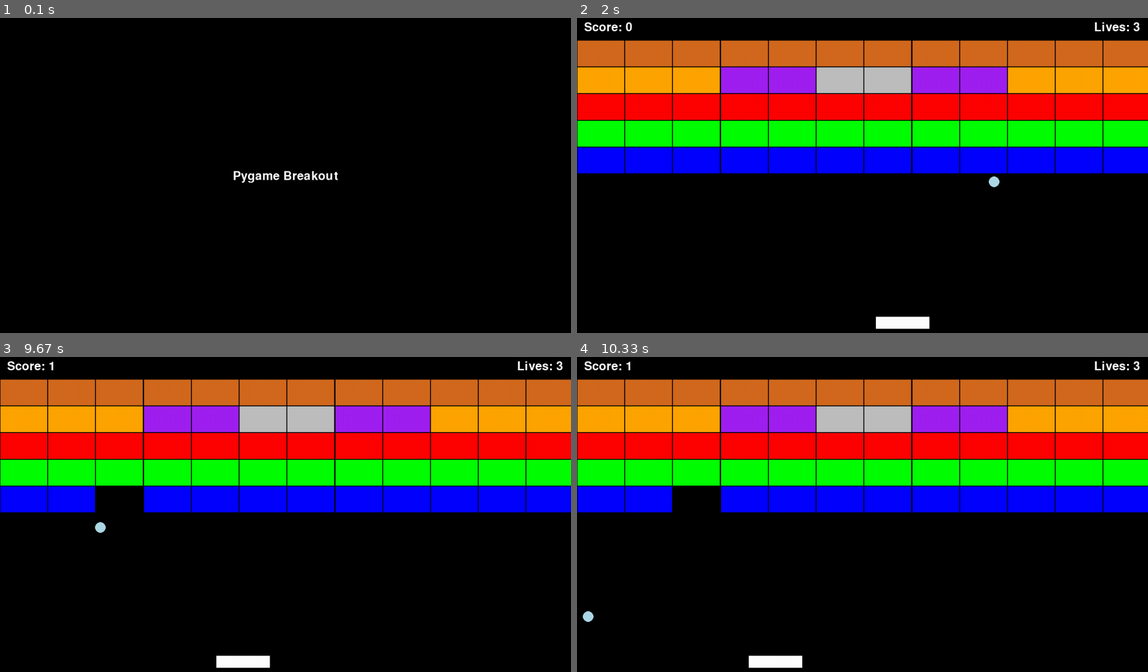
Above: before the commit, frames 1-4 (two rows, left to right).
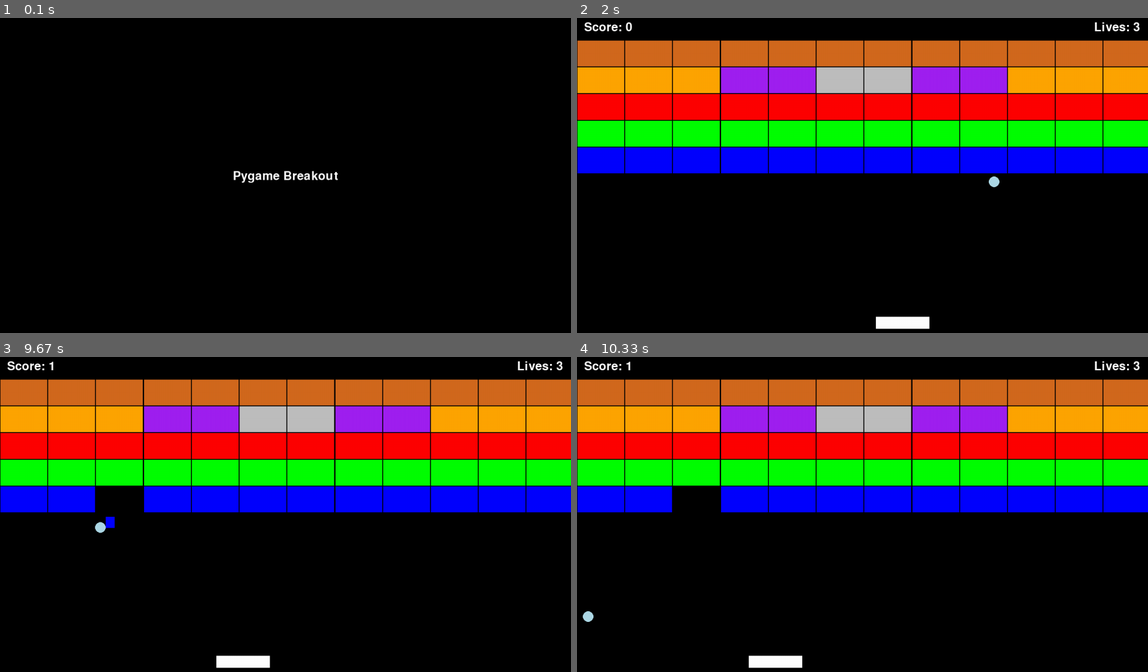
Above: after the commit, the same moments.

Repository: GuilhermeJuventino/Breakout-Pygame
Game: pygame game, started from main.py
The game is run twice, just before and just after one commit, with the same random seed, the same clock (stepped at 60 frames per second) and the same inputs.
Inputs:
- Up to frame 1 (0.1 s): no input
- Up to frame 2 (2 s): tap Enter at 0.33, 0.67 s; tap Space at 1, 1.4, 1.7, 1.9 s; hold Right 1.33-1.8 s; hold Left from 1.83 s (still down)
- Up to frame 3 (9.67 s): tap Space at 2.2, 2.47, 2.77, 2.9, 3.2, 3.57, 3.87, 4.07, 4.37, 4.57, 4.87, 5.07, 5.37, 5.63, 5.93, 6.07, 6.37, 6.73, 7.03, 7.23, 7.53, 7.73, 8.03, 8.23, 8.53, 8.8, 9.1, 9.23, 9.53 s; release Left at 2.37 s; hold Left 2.4-2.8 s; hold Right 2.83-3.47 s; hold Left 3.5-3.97 s; hold Right 4-4.47 s; hold Right 4.5-4.97 s; hold Left 5-5.53 s; hold Left 5.57-5.97 s; hold Right 6-6.63 s; hold Left 6.67-7.13 s; hold Right 7.17-7.63 s; hold Right 7.67-8.13 s; hold Left 8.17-8.7 s; hold Left 8.73-9.13 s; hold Right from 9.17 s (still down)
- Up to frame 4 (10.33 s): release Right at 9.8 s; hold Left 9.83-10.3 s; tap Space at 9.9, 10.2 s

Frames 1-2 are identical in both runs. In frame 3, less than 0.1% of the frame differs, in the area x 18-21%, y 50-55%; in frame 4, nothing differs.

Commit message:
Added basic particle effects.

Diff:
--- a/elements/ball.py
+++ b/elements/ball.py
@@ -3,6 +3,7 @@
 
 from .base import BaseObject
 from .block import damage_block
+from .particles import CollisionParticles
 from random import randrange as rnd
 
 
@@ -17,7 +18,6 @@
         self.speed = 5
         self.active = False
         self.aim = "right"
-        self.old_rect = self.rect.copy()
         self.groups = groups
         self.obstacles = obstacles
         self.player = player
@@ -88,12 +88,16 @@
 
                     # Collision on the right
                     if self.rect.right >= sprite.rect.left and self.old_rect.right <= sprite.old_rect.left:
+                        self.particle = CollisionParticles((sprite.rect.left, self.rect.y), "left", sprite.color,
+                                                           self.groups, self.obstacles, self.player)
                         self.rect.right = sprite.rect.left - 1
                         self.rect.x = self.rect.x
                         self.speed_x *= -1
 
                     # Collision on the left
                     if self.rect.left <= sprite.rect.right and self.old_rect.left >= sprite.old_rect.right:
+                        self.particle = CollisionParticles((sprite.rect.right, self.rect.y), "right", sprite.color,
+                                                           self.groups, self.obstacles, self.player)
                         self.rect.left = sprite.rect.right + 1
                         self.rect.x = self.rect.x
                         self.speed_x *= -1
@@ -107,12 +111,16 @@
 
                     # Collision on the bottom
                     if self.rect.bottom >= sprite.rect.top and self.old_rect.bottom <= sprite.old_rect.top:
+                        self.particle = CollisionParticles((self.rect.x, sprite.rect.top), "up", sprite.color,
+                                                           self.groups, self.obstacles, self.player)
                         self.rect.bottom = sprite.rect.top - 1
                         self.rect.y = self.rect.y
                         self.speed_y *= -1
 
                     # Collision on the top
                     if self.rect.top <= sprite.rect.bottom and self.old_rect.top >= sprite.old_rect.bottom:
+                        self.particle = CollisionParticles((self.rect.x, sprite.rect.bottom), "down", sprite.color,
+                                                           self.groups, self.obstacles, self.player)
                         self.rect.top = sprite.rect.bottom + 1
                         self.rect.y = self.rect.y
                         self.speed_y *= -1
--- a/elements/block.py
+++ b/elements/block.py
@@ -24,9 +24,6 @@
         self.image.fill(self.color)
         self.rect = self.image.get_rect(topleft=self.pos)
 
-    def draw(self, window):
-        pygame.draw.rect(window, pygame.Color(self.color), self.rect)
-
     def damage(self):
         if self.health > 0:
             self.health -= 1
--- /dev/null
+++ b/elements/particles.py
@@ -0,0 +1,150 @@
+import pygame
+import constants as c
+from random import randint as rnd
+
+from .base import BaseObject
+
+
+class Particles(BaseObject):
+    def __init__(self, position, direction, color, groups, obstacles, player):
+        super(Particles, self).__init__()
+        self.position = position
+        self.x = self.position[0]
+        self.y = self.position[1]
+
+        if direction == "left":
+            self.speed_x = rnd(-5, -2)
+            self.speed_y = rnd(-2, 2)
+
+        elif direction == "right":
+            self.speed_x = rnd(2, 5)
+            self.speed_y = rnd(-2, 2)
+
+        if direction == "up":
+            self.speed_x = rnd(-2, 2)
+            self.speed_y = rnd(-5, -2)
+
+        elif direction == "down":
+            self.speed_x = rnd(-1, 1)
+            self.speed_y = rnd(2, 5)
+
+        self.color = color
+        self.groups = groups
+        self.obstacles = obstacles
+        self.player = player
+        self.lifetime = rnd(8, 19)
+        self.radius = rnd(8, 15)
+        self.particle_rect = int(self.radius * 2 ** 0.5)
+        self.rect = pygame.Rect((self.x, self.y), (self.particle_rect // 2, self.particle_rect // 2))
+        self.image = pygame.Surface((self.rect.width, self.rect.height))
+        self.image.fill(self.color)
+        self.old_rect = self.rect.copy()
+        #self.old_image = self.image.copy()
+
+    def update(self):
+        # Reducing the particle's radius/lifetime
+        self.lifetime -= 1
+        self.radius -= 1
+
+        if self.lifetime == 0:
+            self.kill()
+
+        # Previous frame
+        self.old_rect = self.rect.copy()
+        #self.old_image = self.old_image.copy()
+
+        self.rect.x += self.speed_x
+        self.collision("horizontal")
+        self.collision_window("horizontal")
+        self.rect.x = round(self.rect.x)
+
+        self.rect.y += self.speed_y
+        self.collision("vertical")
+        self.collision_window("vertical")
+        self.rect.y = round(self.rect.y)
+
+    def draw(self, window):
+        pygame.draw.circle(window, self.color, self.rect.center, self.radius)
+
+    def collision(self, direction):
+        collision_sprites = pygame.sprite.spritecollide(self, self.obstacles, False)
+
+        if self.rect.colliderect(self.player.rect):
+            collision_sprites.append(self.player)
+
+        if collision_sprites:
+            if direction == "horizontal":
+                for sprite in collision_sprites:
+
+                    # Collision on the right
+                    if self.rect.right >= sprite.rect.left and self.old_rect.right <= sprite.old_rect.left:
+                        self.rect.right = sprite.rect.left - 1
+                        self.rect.x = self.rect.x
+                        self.speed_x *= -1
+
+                    # Collision on the left
+                    if self.rect.left <= sprite.rect.right and self.old_rect.left >= sprite.old_rect.right:
+                        self.rect.left = sprite.rect.right + 1
+                        self.rect.x = self.rect.x
+                        self.speed_x *= -1
+
+            if direction == "vertical":
+                for sprite in collision_sprites:
+                    # Collision on the bottom
+                    if self.rect.bottom >= sprite.rect.top and self.old_rect.bottom <= sprite.old_rect.top:
+                        self.rect.bottom = sprite.rect.top - 1
+                        self.rect.y = self.rect.y
+                        self.speed_y *= -1
+
+                    # Collision on the top
+                    if self.rect.top <= sprite.rect.bottom and self.old_rect.top >= sprite.old_rect.bottom:
+                        self.rect.top = sprite.rect.bottom + 1
+                        self.rect.y = self.rect.y
+                        self.speed_y *= -1
+
+    def collision_window(self, direction):
+        if direction == "horizontal":
+            if self.rect.left < 0:
+                self.rect.left = 0
+                self.rect.x = self.rect.x
+                self.speed_x *= -1
+
+            if self.rect.right > c.WIDTH:
+                self.rect.right = c.WIDTH
+                self.rect.x = self.rect.x
+                self.speed_x *= -1
+
+        if direction == "vertical":
+            if self.rect.top <= c.TOP_OFFSET:
+                self.rect.top = c.TOP_OFFSET
+                self.rect.y = self.rect.y
+                self.speed_y *= -1
+
+            if self.rect.top > c.HEIGHT:
+                self.kill()
+
+
+class CollisionParticles:
+    def __init__(self, position, direction, color, groups, obstacles, player):
+        self.position = position
+        self.direction = direction
+        self.color = color
+        self.groups = groups
+        self.obstacles = obstacles
+        self.player = player
+        self.particles = []
+        self.amount = rnd(20, 40)
+
+        for i in range(self.amount):
+            self.particles.append(Particles(self.position, self.direction,
+                                            self.color, self.groups, self.obstacles, self.player))
+
+        self.groups.add(self.particles)
+
+    def draw(self, window):
+        for particle in self.particles:
+            particle.draw(window)
+
+    def update(self):
+        for particle in self.particles:
+            particle.update()
--- a/elements/player.py
+++ b/elements/player.py
@@ -15,6 +15,9 @@
         self.speed_x = 0
         self.rect = pygame.Rect((0, 0), (self.width, self.height))
         self.rect.center = (self.x, self.y)
+        self.color = pygame.Color("white")
+        self.image = pygame.Surface((self.rect.width, self.rect.height))
+        self.image.fill(self.color)
         self.old_rect = self.rect.copy()
         self.groups = groups
         self.obstacles = obstacles
@@ -46,6 +49,3 @@
 
         elif self.rect.left <= 0:
             self.rect.left = 0
-
-    def draw(self, window):
-        pygame.draw.rect(window, pygame.Color("white"), self.rect)
--- a/states/gameplay.py
+++ b/states/gameplay.py
@@ -85,8 +85,9 @@
         window.fill(pygame.Color("black"))
 
         # Drawing the game objects
-        self.player.draw(window)
-        self.block_group.draw(window)
+        '''self.player.draw(window)
+        self.block_group.draw(window)'''
+        self.all_sprites.draw(window)
         self.ball.draw(window)
 
         # Drawing the ui text
@@ -108,8 +109,9 @@
             self.score_text = self.ui_font.render(f"Score: {self.score}", True, pygame.Color("White"))
 
             # Updating the game objects
-            self.player.update()
-            self.block_group.update()
+            '''self.player.update()
+            self.block_group.update()'''
+            self.all_sprites.update()
             self.ball.update()
 
             if self.player.lives == 0:
Not shown, changed: todo
